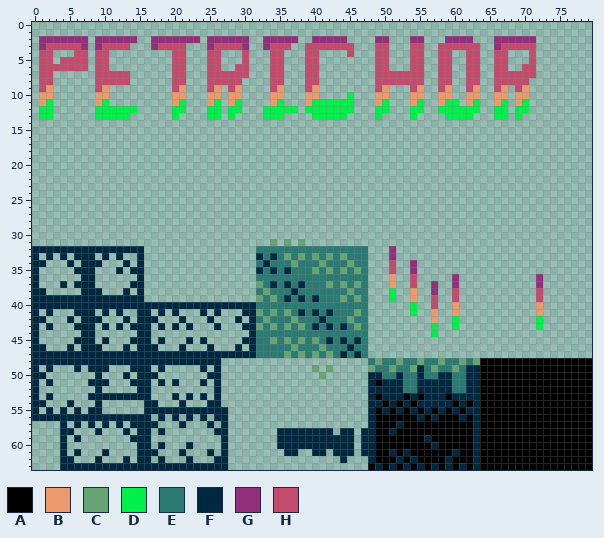
One commit to this sprite sheet: games/witch/assets/logo.tile.png. That is the earlier state.
The file is 80x64 pixels.
Palette (. is transparent): A #000000  B #ec9a6d  C #66a573  D #00ef4a  E #2b7b74  F #002841  G #932f7b  H #c24b6e
Pixels before (only the part around the change), first column x 0:
27 ................................................................................
28 ................................................................................
29 ................................................................................
30 ................................................................................
31 ..................................C.C.C.........................................
32 FFFFFFFFFFFFFFFF................EEEEEEEEEEEEEEEE...G............................
33 F.F.F.FFF.F.F..F................FEFECECECECECEEE...G............................
34 FF...F.FFF...F.F................EFEEECEEECEEECEE...H..G.........................
35 F.....FFF...F.FF................FEFEFEEECECECECE...H..G.........................
36 F......FF......F................EEEEEEEEEEEEEEEE...B..H.....G...........G.......
37 F...F.FFF.....FF................CEFEFEFEEECECECE...B..H..G..G...........G.......
38 FF.....FFF...F.F................ECEEEFEEEEEEECEE...D..B..G..H...........H.......
39 FFFFFFFFFFFFFFFF................CECEFEFEFEEECECE...D..B..H..H...........H.......
40 FFFFFFFFFFFFFFFFFFFFFFFFFFFFFFFFEEEEEEEEEEEEEEEE......D..H..B...........B.......
41 F.F...FFF.F.F..FF.F.F...F.F...FFCECECEFEFEFEEECE......D..B..B...........B.......
42 FF...F.FFF...F.FFF...F...F...F.FECEEECEEEFEEECEE.........B..D...........D.......
43 F.F...FFF.F.F.FFF.F.F.F...F...FFCECECECEFEFEFECE.........D..D...........D.......
44 F......FF......FF..............FEEEEEEEEEEEEEEEE.........D......................
45 F.....FFF.F...FFF.F...F.F.....FFEECECECECEFEFEFE................................
46 FF...F.FFF...F.FFF...F...F...F.FEEEEECEEECEEEFEE................................
47 FFFFFFFFFFFFFFFFFFFFFFFFFFFFFFFFEEEECECECECEFEFE................................
48 FFFFFFFFFFFFFFFFFFFFFFFFFFF.....................ECEECEECEECEECECAAAAAAAAAAAAAAAA
49 F.F...F.FFF...FFF.F.....F.F.............C.C.....CEECEECFECEECEFFAAAAAAAAAAAAAAAA
50 FF.......F...F.FFF.......FF..............C......FFEEFEEFEEFFEEFFAAAAAAAAAAAAAAAA
51 F.F.....FFF...FFF.F.F...F.F.....................FAFFFEEFFFFFEEFFAAAAAAAAAAAAAAAA
52 F........F.....FF.........F.....................FFFFFEEFFFFFEEFFAAAAAAAAAAAAAAAA
53 F.F.....FFFFFFFFF...F.F.F.F.....................FAFFFAFAFFFAFFFFAAAAAAAAAAAAAAAA
54 FF...F...F......FF...F...FF.....................FFAFAFAFFFFFAFAFAAAAAAAAAAAAAAAA
55 F.F.F.F.FF......FFFFFFFFFFFF....................FAFAFAFAFAFAFAFFAAAAAAAAAAAAAAAA
56 FFFFFFFFFFFFFFFFF.F.F.F.F.FF....................FAAAAAAFAFAAAFAFAAAAAAAAAAAAAAAA
57 ....F.F.F.F.F.FFFF...F...F.F....................FAAAFAAAAAAAAAAFAAAAAAAAAAAAAAAA
58 ....FF...F...F.FF.F.......FF.......FFFFFFFF.FF.FFAAFAAAAAAAAAAAFAAAAAAAAAAAAAAAA
59 ....F.F.......FFF..........F.......FFFFFFFFFFF.FFAAAAAAAFAAAAAAFAAAAAAAAAAAAAAAA
60 ....F..........FF.F...F....F.......FFFFFFFFFFF.FFAAAAAAAAFAAAAAFAAAAAAAAAAAAAAAA
61 ....F.F...F....FFF...F...F.F........FF..FF.FFF.FFAAFAFAAAAAAFAAFAAAAAAAAAAAAAAAA
62 ....FF...F...F.FF.F...F...FF................F...FAAAFAFAAAAFAAAFAAAAAAAAAAAAAAAA
63 ....FFFFFFFFFFFFFFFFFFFFFFFF....................AFAFAFAFAFAFAFAFAAAAAAAAAAAAAAAA
After:
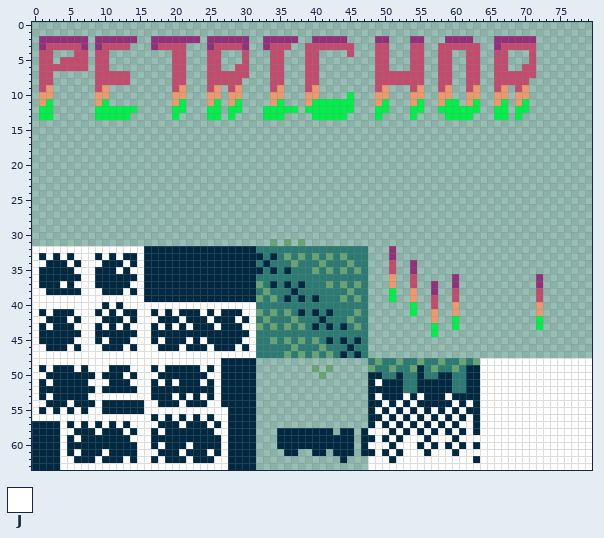
Colours new in this view: J #ffffff
Diff:
Changed rows in their new state; - is an unchanged pixel.
first column x 0:
32 JJJJJJJJJJJJJJJJFFFFFFFFFFFFFFFF------------------------------------------------
33 JFJFJFJJJFJFJFFJFFFFFFFFFFFFFFFF------------------------------------------------
34 JJFFFJFJJJFFFJFJFFFFFFFFFFFFFFFF------------------------------------------------
35 JFFFFFJJJFFFJFJJFFFFFFFFFFFFFFFF------------------------------------------------
36 JFFFFFFJJFFFFFFJFFFFFFFFFFFFFFFF------------------------------------------------
37 JFFFJFJJJFFFFFJJFFFFFFFFFFFFFFFF------------------------------------------------
38 JJFFFFFJJJFFFJFJFFFFFFFFFFFFFFFF------------------------------------------------
39 JJJJJJJJJJJJJJJJFFFFFFFFFFFFFFFF------------------------------------------------
40 JJJJJJJJJJ-J-JJJJJJJJJJJJJJJJJJJ------------------------------------------------
41 JFJFFFJJJFJFJFFJJFJFJFFFJFJFFFJJ------------------------------------------------
42 JJFFFJFJJJFFFJFJJJFFFJFFFJFFFJFJ------------------------------------------------
43 JFJFFFJJJFJFJFJJJFJFJFJFFFJFFFJJ------------------------------------------------
44 JFFFFFFJJFFFFFFJJFFFFFFFFFFFFFFJ------------------------------------------------
45 JFFFFFJJJFJFFFJJJFJFFFJFJFFFFFJJ------------------------------------------------
46 JJFFFJFJJJFFFJFJJJFFFJFFFJFFFJFJ------------------------------------------------
47 JJJJJJJJJJJJJJJJJJJJJJJJJJJJJJJJ------------------------------------------------
48 JJJJJJJJJJJJJJJJJJJJJJJJJJJFFFFF--------------------------------JJJJJJJJJJJJJJJJ
49 JFJFFFJFJJJFFFJJJFJFFFFFJFJFFFFF--------------------------------JJJJJJJJJJJJJJJJ
50 JJFFFFFFFJFFFJFJJJFFFFFFFJJFFFFF--------------------------------JJJJJJJJJJJJJJJJ
51 JFJFFFFFJJJFFFJJJFJFJFFFJFJFFFFF-----------------J--------------JJJJJJJJJJJJJJJJ
52 JFFFFFFFFJFFFFFJJFFFFFFFFFJFFFFF--------------------------------JJJJJJJJJJJJJJJJ
53 JFJFFFFFJJJJJJJJJFFFJFJFJFJFFFFF-----------------J---J-J---J----JJJJJJJJJJJJJJJJ
54 JJFFFJFFFJFFFFFFJJFFFJFFFJJFFFFF------------------J-J-J-----J-J-JJJJJJJJJJJJJJJJ
55 JFJFJFJFJJFFFFFFJJJJJJJJJJJJFFFF-----------------J-J-J-J-J-J-J--JJJJJJJJJJJJJJJJ
56 JJJJJJJJJJJJJJJJJFJFJFJFJFJJFFFF-----------------FJFJFJ-J-JFJ-J-JJJJJJJJJJJJJJJJ
57 FFFFJFJFJFJFJFJJJJFFFJFFFJFJFFFF-----------------JFJ-JFJFJFJFJJ-JJJJJJJJJJJJJJJJ
58 FFFFJJFFFJFFFJFJJFJFFFFFFFJJFFFF----------------JJJ-JFJFJFJFJFJ-JJJJJJJJJJJJJJJJ
59 FFFFJFJFFFFFFFJJJFFFFFFFFFFJFFFF-----------------JFJFJJJ-JJJFJJJJJJJJJJJJJJJJJJJ
60 FFFFJFFFFFFFFFFJJFJFFFJFFFFJFFFF----------------JJJFJJJFJ-JFJFJ-JJJJJJJJJJJJJJJJ
61 FFFFJFJFFFJFFFFJJJFFFJFFFJFJFFFF-----------------JFJFJJJFJJJ-JJJJJJJJJJJJJJJJJJJ
62 FFFFJJFFFJFFFJFJJFJFFFJFFFJJFFFF----------------JJJFJJJJJJJJJJJ-JJJJJJJJJJJJJJJJ
63 FFFFJJJJJJJJJJJJJJJJJJJJJJJJFFFF----------------JJJJJJJJJJJJJJJJJJJJJJJJJJJJJJJJ
Where, in picture pixels (left, top, right, bottom), the same in both pictures:
changed: (32, 246, 256, 470)
changed: (368, 358, 592, 470)
